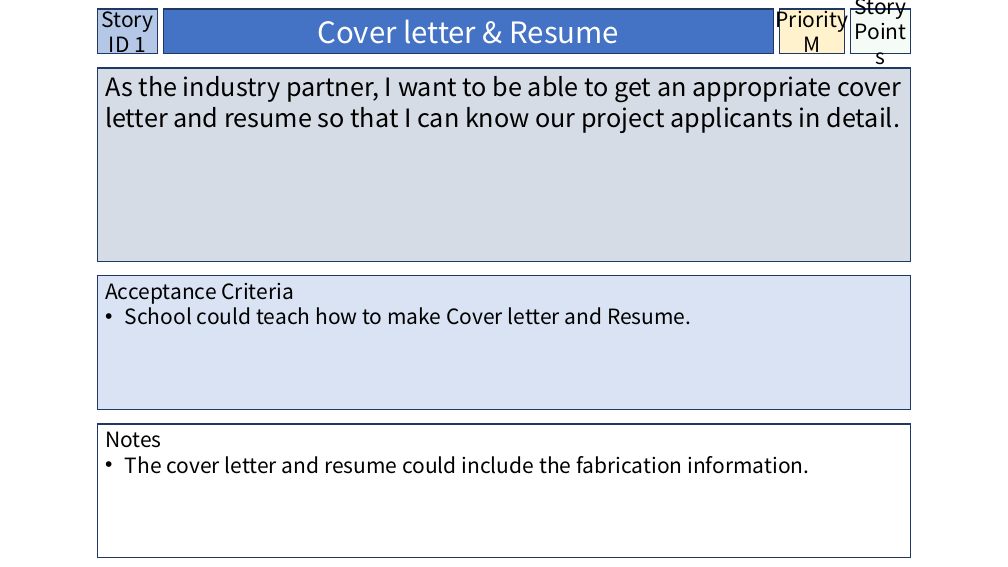
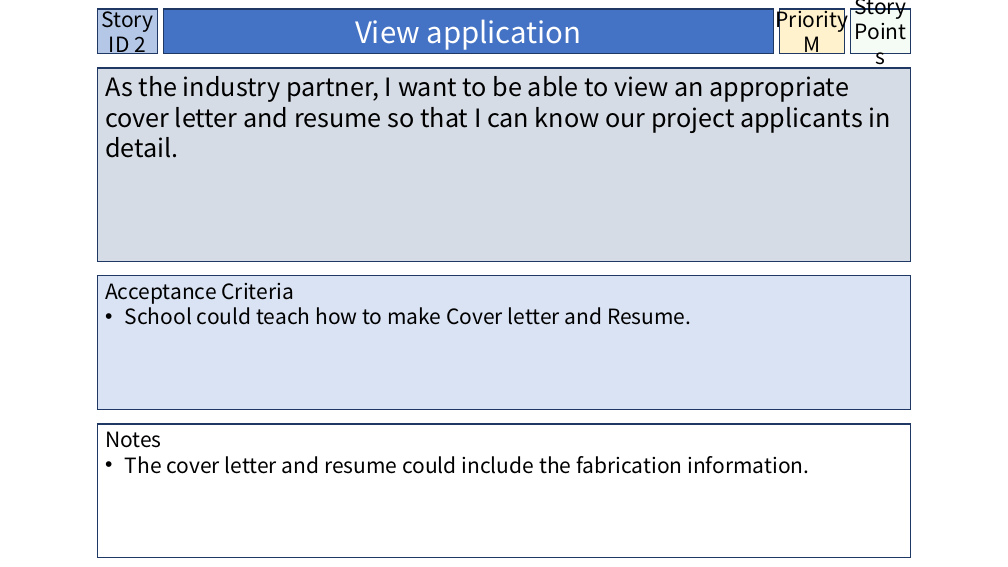
Before and after one commit to BrissyKim/group14, a slide deck: slide 3 of User_story/Industry Partner.pptx (slide 2 before the commit). Drawn at 1008x567 pixels with LibreOffice and Linux fonts; fonts in the diff are those of the drawing. Boxes give left, top, right and bottom in pixels: in the first picture for what was removed or moved away, otherwise in the second. Text is boxed around its words. In the diff, an @@ line names an element or a change of style, - is before the commit and + after.

Commit message:
Edited user story
Edited user story

```diff
--- a/User_story/Industry Partner.pptx
+++ b/User_story/Industry Partner.pptx
@@ text in rectangle at [101, 6, 153, 57]: text changed @@
-Story ID 1
+Story ID 2
@@ text in rectangle at [355, 19, 582, 50]: text changed @@
-Cover letter & Resume
+View application
@@ text in rectangle at [105, 76, 891, 158]: text changed @@
-As the industry partner, I want to be able to get an appropriate cover letter and resume so that I can know our project applicants in detail.
+As the industry partner, I want to be able to view an appropriate cover letter and resume so that I can know our project applicants in detail.
```
Also in this commit, not shown: 2 other slides changed, 3 slides removed.
